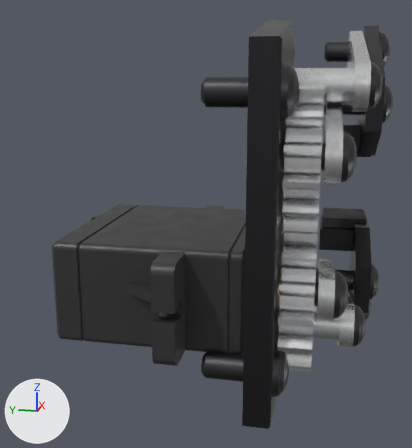
An edit to the glTF model site/public/models/desktop-arm/gripper.glb, drawn before and after from the same camera.
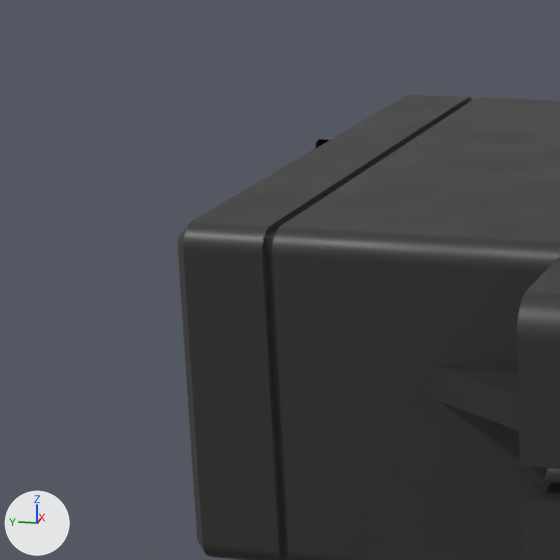
The first picture shows the older version from a camera (50 mm lens) standing at (-0.0924, -0.0029, 0.0158) and looking at (-0.0155, 0.0125, -0.0034). The close-ups show the older and then the newer version on the part from 0% to 40% of the width and 39% to 76% of the height of that picture. Only the edits that show in the close-ups are written down. Arrows for +X, +Y and +Z are at lower left; the lights stay in place. Where no turn or scale is listed for an object, it has been applied to the vertices. Vertices at exactly the same position are counted once.
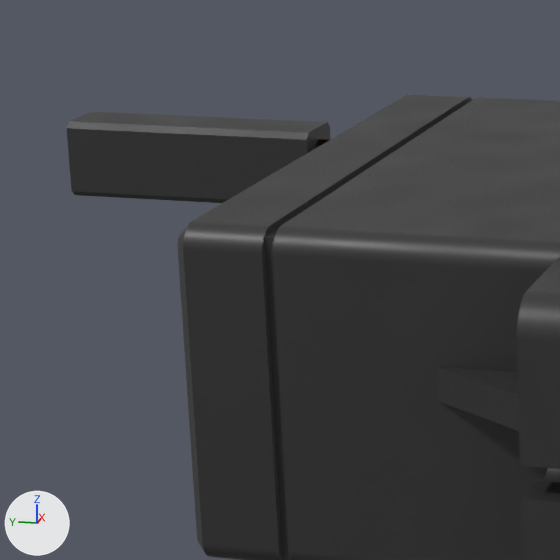
Where the newer file only moved an object's origin or applied its transform, the numbers keep the older frame.

Location of each change, (x1, y1, x2, y2) in pixels of the close-ups (560 x 560 px):
'Mesh_0', reshaped: before (178, 94, 560, 560); after (67, 94, 560, 560)
part 1 of me_mesh_0, added: after (67, 111, 331, 203)

The edits, one by one:
me_mesh_0 is used by ob_mesh_0; location (-0.0386, 0.03533, -0.02458).
me_mesh_0 had 5670 vertices, 11308 faces and spanned x 0.0..0.0456, y -0.0461..-0.0082, z 0.0..0.0492.
me_mesh_0 now has 5686 vertices, 11336 faces and spans x 0.0..0.0456, y -0.0461..0.013, z 0.0..0.0492.
me_mesh_0 part 1: a new loose piece of 16 vertices spanning x 0.0356..0.0386, y 0.0..0.013, z 0.0146..0.0185, in mat_plastic_black.
Other edits to the shape of me_mesh_0 do not show in these pictures.
